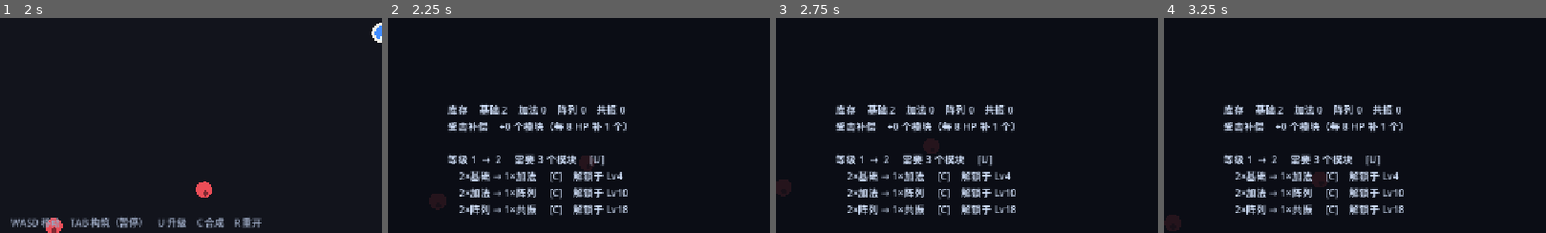
Above: before the commit, frames 1-4 (left to right).
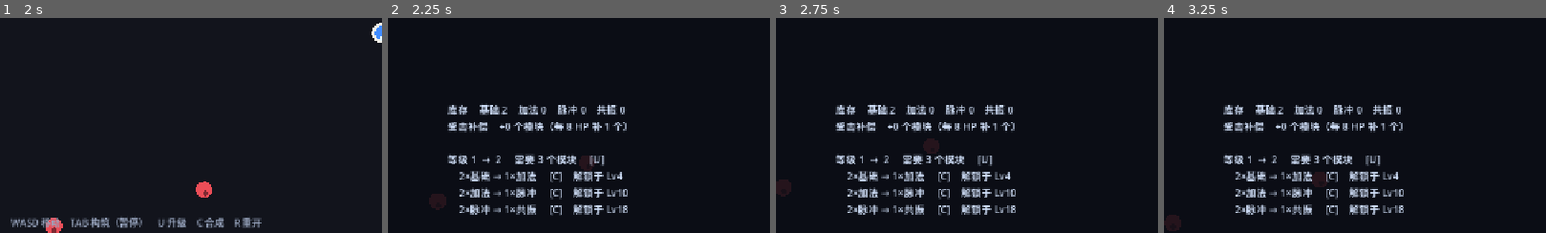
Above: after the commit, the same moments.

Repository: M1suK1/weapon-build-survivor
Game: Godot game, scene res://scenes/main.tscn
The game is run twice, just before and just after one commit, with the same random seed, the same clock (stepped at 60 frames per second) and the same inputs.
Inputs:
- Up to frame 1 (2 s): tap Enter at 0.5 s; hold D 0.53-1.28 s; tap C at 0.6, 1.35 s; tap Space at 1.25 s; hold S from 1.28 s (still down)
- Up to frame 2 (2.25 s): release S at 2.03 s; hold D from 2.03 s (still down); tap Tab at 2.1 s
- Up to frame 3 (2.75 s): keep holding D; tap C at 2.3 s
- Up to frame 4 (3.25 s): tap Enter at 2.75 s; release D at 2.78 s; hold W from 2.78 s (still down); tap U at 2.85 s; tap C at 3.05 s
The pictures show only the part of the screen within x 0-50%, y 50-100%; the shares and areas given below are measured in that part.

Frame 1 is identical in both runs. In frame 2, 0.5% of the frame differs, in the area x 21-50%, y 40-92%; in frame 3, 0.5%; in frame 4, 0.5%.

Commit message:
feat: 用脉冲模块替换阵列（自身0出力、每3s给相邻主动模块加基础值）
- 脉冲 T3：0 出力 / 28 次 / 每 3s 给相邻主动模块 +9.0（叠加封顶 9 跳），加成写进对方基础值，可被加法镜像、被共振按 base 计算
- 防呆：脉冲不占空槽、需 >=2 个主动邻居、不换掉输出 >4.0 的主力
- 入槽改为「换上去之后整板出力最高且必须变高」，修掉旧规则把喂加法的 T1 全换掉、最后满板加法互吃不到的问题
- 受击补偿不再发脉冲（自身 0 出力等于发空槽），wave>=24 改为一次补 2 个加法
- 构筑屏：脉冲显示 →9×N，邻居显示 自身+加成 的拆解；构筑/死亡屏不再被红色受击遮罩染红
- 新增 -- boardtest 自检与 -- demoboard 截图板；README/design.md/plan-v2 同步去掉阵列

Diff:
--- a/scripts/game.gd
+++ b/scripts/game.gd
@@ -4,9 +4,13 @@
 const TIERS := {
 	1: {"rate": 1.0, "uses": 20.0, "name": "基础", "color": Color(0.56, 0.70, 1.0)},
 	2: {"rate": 3.0, "uses": 24.0, "name": "加法", "color": Color(0.49, 0.94, 0.66)},
-	3: {"rate": 9.0, "uses": 28.0, "name": "阵列", "color": Color(1.0, 0.83, 0.47)},
+	3: {"rate": 9.0, "uses": 28.0, "name": "脉冲", "color": Color(0.36, 0.88, 0.82)},
 	4: {"rate": 27.0, "uses": 34.0, "name": "共振", "color": Color(1.0, 0.56, 0.64)},
 }
+
+## 脉冲：自身不产出，每 PULSE_SEC 把「自身基础值」加到相邻的主动模块上（叠加，见 PULSE_STACK_MAX）
+const PULSE_SEC := 3.0
+const PULSE_STACK_MAX := 9.0
 
 const CRAFT_UNLOCK := {2: 4, 3: 10, 4: 18}
 
@@ -83,6 +87,11 @@
 var shot_build := false
 var shot_bot := false
 var ff := 0.0
+## 电路板规则自检：godot --headless --path . -- boardtest
+var boardtest := false
+var demo_board := false
+var bt_set := false
+var bt_print := 0.0
 
 
 func _ready() -> void:
@@ -104,6 +113,11 @@
 			shot_at = 12.0
 		elif a.begins_with("shotat="):
 			shot_at = float(a.substr(7))
+		elif a == "boardtest":
+			boardtest = true
+		elif a == "demoboard":
+			boardtest = true
+			demo_board = true
 		elif a == "shotbuild":
 			shot_build = true
 		elif a == "shotbot":
@@ -125,7 +139,7 @@
 
 
 func _new_module(tier: int) -> Dictionary:
-	return {"tier": tier, "left": float(TIERS[tier].uses)}
+	return {"tier": tier, "left": float(TIERS[tier].uses), "bonus": 0.0, "tick": 0.0}
 
 
 func _make_player() -> void:
@@ -262,6 +276,7 @@
 	wave = int(elapsed / WAVE_SEC) + 1
 	_ensure_weapon()
 	_spawn(delta)
+	_pulse_tick(delta)
 	_fire(delta)
 	_contact(delta)
 	_hud_tick(delta)
@@ -269,6 +284,32 @@
 		_playtest_step(delta)
 	elif shot_bot:
 		_bot_step(delta)
+	elif boardtest:
+		_boardtest(delta)
+
+
+## 电路板规则自检：固定摆一块已知的板，验证脉冲是否真的把基础值加给邻居
+func _boardtest(delta: float) -> void:
+	if not bt_set:
+		bt_set = true
+		weapon.interval = 1.0 if demo_board else 999.0  # 自检时不开火，排除弹药消耗的干扰
+		weapon.base = 1.0
+		weapon.slots[0] = _new_module(2)  # 加法
+		weapon.slots[1] = _new_module(3)  # 脉冲（与加法相邻）
+		weapon.slots[2] = _new_module(1)  # 基础（与脉冲相邻）
+		weapon.slots[3] = _new_module(1)  # 基础（只与加法相邻）
+		print("BOARD set  out=", _slot_out(), " power=", _shot_power())
+	bt_print += delta
+	if bt_print >= 0.5:
+		bt_print = 0.0
+		var out := _slot_out()
+		print("t=%4.1f  out=%s  power=%5.1f  bonus=[%.1f, %.1f, %.1f, %.1f]" % [
+			elapsed, str(out), _shot_power(),
+			float(weapon.slots[0].bonus), float(weapon.slots[1].bonus),
+			float(weapon.slots[2].bonus), float(weapon.slots[3].bonus),
+		])
+	if elapsed > 10.0 and shot_path == "":
+		get_tree().quit()
 
 
 func _playtest_step(delta: float) -> void:
@@ -298,16 +339,20 @@
 
 func _pt_log() -> void:
 	var need: float = _spawn_rate() * _wave_hp()
-	print("t=%3d w=%2d hp=%3d dps=%5.1f need=%5.1f drop=%.2f burn=%.2f lvl=%2d slot=%d/%d kills=%d" % [
+	var comp := ""
+	for m in weapon.slots:
+		comp += "." if m == null else str(int(m.tier))
+	print("t=%3d w=%2d hp=%3d dps=%5.1f need=%5.1f drop=%.2f burn=%.2f lvl=%2d slot=%d/%d [%s] kills=%d" % [
 		int(pt_t), wave, int(maxf(hp, 0.0)), cur_dps(), need,
-		cur_drop(), cur_burn(), level, _count_filled(), weapon.slots.size(),
+		cur_drop(), cur_burn(), level, _count_filled(), weapon.slots.size(), comp,
 		kills_total,
 	])
 
 
 func _hud_tick(delta: float) -> void:
 	flash_t = maxf(0.0, flash_t - delta)
-	flash.color = Color(1, 0.2, 0.25, flash_t * 0.9)
+	# 构筑屏/死亡屏打开时不要红色受击遮罩，否则整个面板被染红
+	flash.color = Color(1, 0.2, 0.25, 0.0 if (build_root.visible or dead) else flash_t * 0.9)
 	if pulse_t > 0.0:
 		pulse_t = maxf(0.0, pulse_t - delta)
 		queue_redraw()
@@ -372,9 +417,15 @@
 
 ## 每个槽位这次的「出力」。镜像是对邻居读数再算一份，不做连锁传播（否则指数爆炸）。
 func _slot_out() -> Array:
+	# 基础值 = 阶级固有值 + 脉冲累加进来的加成（bonus 视作该模块自身基础值的一部分）
 	var base: Array = []
-	for m in weapon.slots:
-		base.append(0.0 if m == null else float(TIERS[int(m.tier)].rate))
+	base.resize(weapon.slots.size())
+	for i in weapon.slots.size():
+		var m = weapon.slots[i]
+		if m == null:
+			base[i] = 0.0
+		else:
+			base[i] = float(TIERS[int(m.tier)].rate) + float(m.get("bonus", 0.0))
 	var eff := base.duplicate()
 	# 共振：相邻同名（同阶）模块 +50%
 	for i in weapon.slots.size():
@@ -385,10 +436,11 @@
 			if weapon.slots[j] != null and int(weapon.slots[j].tier) == 4:
 				eff[j] = float(eff[j]) + float(base[j]) * 0.5
 	var out: Array = []
+	out.resize(weapon.slots.size())
 	for i in weapon.slots.size():
 		var m = weapon.slots[i]
 		if m == null:
-			out.append(0.0)
+			out[i] = 0.0
 			continue
 		var v: float = eff[i]
 		var t := int(m.tier)
@@ -396,11 +448,9 @@
 			for j in _neighbors(i):
 				if weapon.slots[j] != null and int(weapon.slots[j].tier) < t:
 					v += float(eff[j])
-		elif t == 3:  # 阵列：镜像半径 2 内的低阶模块
-			for j in _within(i, 2):
-				if weapon.slots[j] != null and int(weapon.slots[j].tier) < t:
-					v += float(eff[j])
-		out.append(v)
+		elif t == 3:
+			v = 0.0  # 脉冲：自身不产出，值全部给相邻主动模块
+		out[i] = v
 	return out
 
 
@@ -409,6 +459,24 @@
 	for v in _slot_out():
 		total += float(v)
 	return total * weapon.mul
+
+
+## 脉冲模块：每 PULSE_SEC 把自己的基础值加到相邻的「主动模块」上（叠加，封顶 PULSE_STACK_MAX 层）
+func _pulse_tick(delta: float) -> void:
+	var step := float(TIERS[3].rate)
+	for i in weapon.slots.size():
+		var m = weapon.slots[i]
+		if m == null or int(m.tier) != 3:
+			continue
+		m.tick = float(m.tick) + delta
+		while float(m.tick) >= PULSE_SEC:
+			m.tick = float(m.tick) - PULSE_SEC
+			for j in _neighbors(i):
+				var n = weapon.slots[j]
+				if n == null or int(n.tier) == 3:
+					continue
+				if float(n.bonus) + step <= step * PULSE_STACK_MAX + 0.001:
+					n.bonus = float(n.bonus) + step
 
 
 func _spawn(delta: float) -> void:
@@ -525,13 +593,20 @@
 		modules_from_damage += 1
 		var t := _damage_reward_tier()
 		# 掉在玩家脚边，能看见它被吸走，反馈比直接进背包好
-		_spawn_pickup(player.position + Vector2.from_angle(rng.randf() * TAU) * rng.randf_range(38.0, 58.0), t)
-
-
+		var n := _damage_reward_count()
+		for k in n:
+			_spawn_pickup(player.position + Vector2.from_angle(rng.randf() * TAU) * rng.randf_range(38.0, 58.0), t)
+
+
+## 补偿只给「能产出的」模块：脉冲自身 0 出力，当补偿发等于发了个空槽
 func _damage_reward_tier() -> int:
+	if wave >= 12:
+		return 2
+	return 1
+
+
+func _damage_reward_count() -> int:
 	if wave >= 24:
-		return 3
-	if wave >= 12:
 		return 2
 	return 1
 
@@ -615,25 +690,82 @@
 		left -= 1
 
 
-## 把一个模块装进电路板：优先空槽，否则替换槽里最弱（最低阶/剩余最少）的模块
+## 主动模块 = 自己会产出数值的模块（脉冲靠邻居吃饭，不算）
+func _count_active() -> int:
+	var n := 0
+	for m in weapon.slots:
+		if m != null and int(m.tier) != 3:
+			n += 1
+	return n
+
+
+## 整板出力（不含武器基础值，只用于互相比较）
+func _board_total() -> float:
+	var s := 0.0
+	for v in _slot_out():
+		s += v
+	return s
+
+
+## 把一个模块装进电路板。
+## 规则：空槽优先；满了就试每一格「换上去之后整板出力最高」的那一格，
+## 而且必须**严格高于当前出力**才换，否则留在库存等槽位空出来。
+## 旧规则是「替换最低阶」，结果会把喂加法的 T1 全换掉，最后板上全是互相吃不到的加法。
 func _install(t: int) -> void:
-	for i in weapon.slots.size():
-		if weapon.slots[i] == null:
-			weapon.slots[i] = _new_module(t)
+	var n: int = weapon.slots.size()
+	if t != 3:
+		for i in n:
+			if weapon.slots[i] == null:
+				weapon.slots[i] = _new_module(t)
+				return
+	# 脉冲自身不产出 → 不占空槽，必须有 ≥2 个主动邻居，且不能把最后一个主动模块换掉
+	if t == 3:
+		if _count_active() < 2:
+			inventory[t] += 1
 			return
-	var idx := -1
-	var best_tier := 99
-	var best_frac := 2.0
-	for i in weapon.slots.size():
+		var out := _slot_out()
+		var best := -1
+		var best_fed := 1
+		var best_own := 1e18
+		for i in n:
+			var m = weapon.slots[i]
+			if m == null or int(m.tier) == 3:
+				continue
+			# 只换「本身就没什么产出」的格子（T1 或吃不到料的加法），
+			# 别把板上的主力换成 3 秒不产出的脉冲
+			if float(out[i]) > 4.0:
+				continue
+			var fed := 0
+			for j in _neighbors(i):
+				var nb = weapon.slots[j]
+				if nb != null and int(nb.tier) != 3:
+					fed += 1
+			if fed < 2:
+				continue
+			if fed > best_fed or (fed == best_fed and float(out[i]) < best_own):
+				best_fed = fed
+				best_own = float(out[i])
+				best = i
+		if best >= 0:
+			weapon.slots[best] = _new_module(3)
+			return
+		inventory[3] += 1
+		return
+	var now := _board_total()
+	var best2 := -1
+	var best_v := now + 0.001
+	for i in n:
 		var m = weapon.slots[i]
-		var mt := int(m.tier)
-		var f: float = float(m.left) / float(TIERS[mt].uses)
-		if mt < best_tier or (mt == best_tier and f < best_frac):
-			best_tier = mt
-			best_frac = f
-			idx = i
-	if idx >= 0 and best_tier < t:
-		weapon.slots[idx] = _new_module(t)
+		if m == null or _count_active() <= 1:
+			continue
+		weapon.slots[i] = _new_module(t)
+		var v := _board_total()
+		weapon.slots[i] = m
+		if v > best_v:
+			best_v = v
+			best2 = i
+	if best2 >= 0:
+		weapon.slots[best2] = _new_module(t)
 		return
 	inventory[t] += 1
 
@@ -668,7 +800,11 @@
 			continue
 		if inventory[t - 1] >= 2:
 			inventory[t - 1] -= 2
-			_install(t)
+			if t == 3:
+				# 脉冲自身 0 出力：先存库存，凑够 2 个直接合成共振，别白占电路板的输出位
+				inventory[3] += 1
+			else:
+				_install(t)
 			return true
 	return false
 
@@ -741,7 +877,7 @@
 	build_text.text = "\n".join(lines)
 
 	var info: Array = []
-	info.append("库存    基础 %d    加法 %d    阵列 %d    共振 %d" % [
+	info.append("库存    基础 %d    加法 %d    脉冲 %d    共振 %d" % [
 		inventory[1], inventory[2], inventory[3], inventory[4]
 	])
 	info.append("受击补偿    +%d 个模块（每 %d HP 补 1 个）" % [
@@ -828,7 +964,21 @@
 		out_l.horizontal_alignment = HORIZONTAL_ALIGNMENT_CENTER
 		out_l.add_theme_font_size_override("font_size", 15)
 		out_l.add_theme_color_override("font_color", Color(0.92, 0.95, 1.0))
-		out_l.text = "—" if m == null else "%.1f" % float(out[i])
+		if m == null:
+			out_l.text = "—"
+		elif int(m.tier) == 3:
+			# 脉冲不产出，显示「每次加多少 × 给几个邻居」
+			var fed := 0
+			for j in _neighbors(i):
+				var n = weapon.slots[j]
+				if n != null and int(n.tier) != 3:
+					fed += 1
+			out_l.text = "→%.0f×%d" % [float(TIERS[3].rate), fed]
+		elif float(m.bonus) > 0.5:
+			# 拆开显示：自身基础值 + 脉冲喂进来的加成
+			out_l.text = "%.0f+%.0f" % [float(out[i]) - float(m.bonus), float(m.bonus)]
+		else:
+			out_l.text = "%.1f" % float(out[i])
 		panel.add_child(out_l)
 
 		var use_l := Label.new()
@@ -839,3 +989,17 @@
 		use_l.add_theme_color_override("font_color", Color(0.55, 0.62, 0.72))
 		use_l.text = "" if m == null else "%d/%d" % [int(m.left), int(TIERS[int(m.tier)].uses)]
 		panel.add_child(use_l)
+
+		# 脉冲充能条：脉冲自己显示本次脉冲的倒计时，其它模块显示已累计的加成进度
+		if m != null:
+			var ratio := 0.0
+			if int(m.tier) == 3:
+				ratio = clampf(float(m.tick) / PULSE_SEC, 0.0, 1.0)
+			else:
+				ratio = clampf(float(m.bonus) / (float(TIERS[3].rate) * PULSE_STACK_MAX), 0.0, 1.0)
+			if ratio > 0.0:
+				var bar := ColorRect.new()
+				bar.color = Color(0.36, 0.88, 0.82, 0.9)
+				bar.position = Vector2(9, cell - 7)
+				bar.size = Vector2((cell - 18) * ratio, 3.0)
+				panel.add_child(bar)
Binary file added: docs/screenshots/build-pulse.png
Binary file changed: docs/screenshots/build.png
Binary file changed: docs/screenshots/combat.png
Not shown, changed: README.md
Not shown, changed: docs/design.md
Not shown, changed: docs/plan-v2.md
